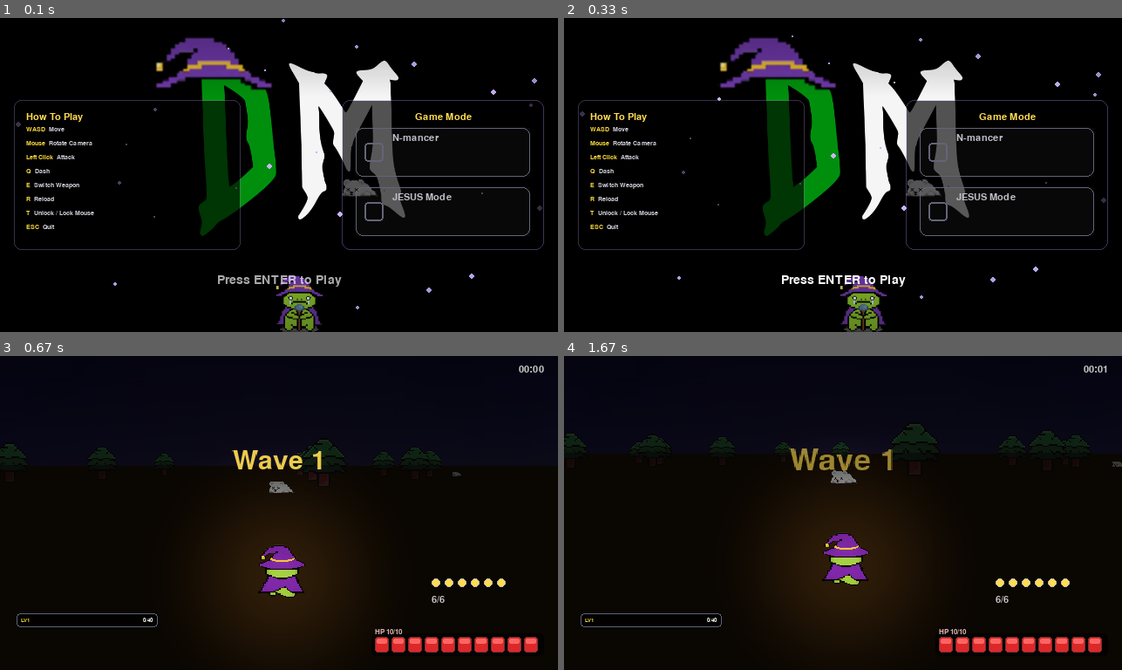
Above: before the commit, frames 1-4 (two rows, left to right).
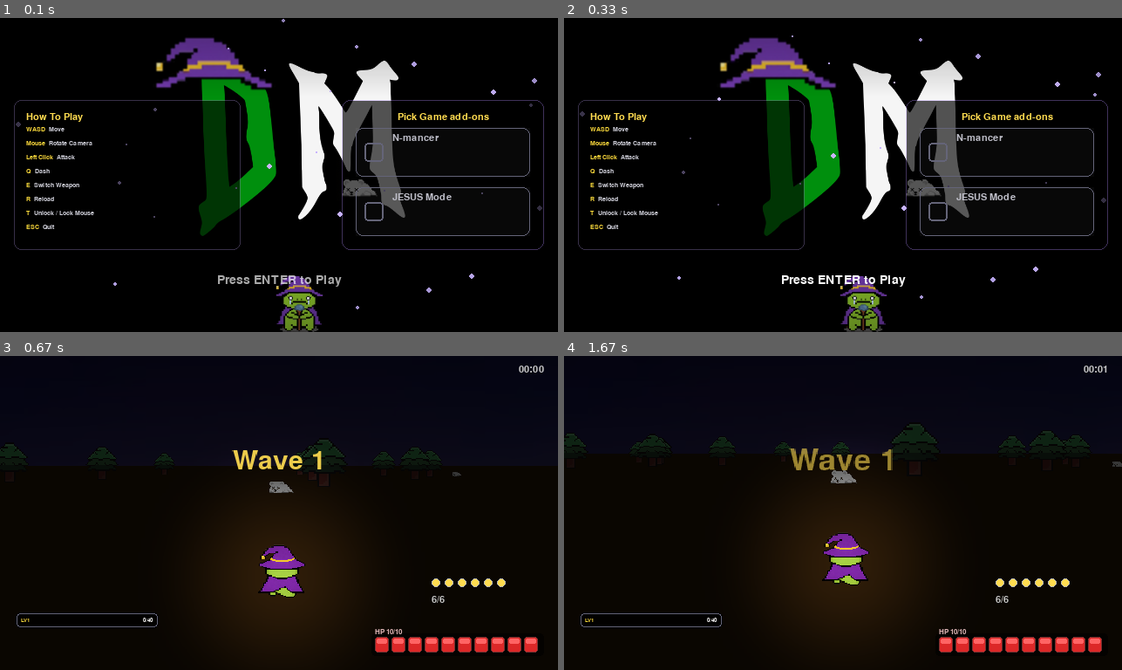
Above: after the commit, the same moments.

Repository: jezar3/DinoMancer
Game: pygame game, started from 1.py
Same seed, same stepped clock (60 frames per second), same inputs: the game is played once before the commit and once after it.
Inputs (mouse positions are in pixels of both pictures, inside the frame that each line leads up to):
- Up to frame 1 (0.1 s): no input
- Up to frame 2 (0.33 s): no input
- Up to frame 3 (0.67 s): tap Enter at 0.33 s
- Up to frame 4 (1.67 s): hold D 0.67-1.13 s; move the mouse to (843, 531) at 0.7 s; hold W 1.17-1.47 s; move the mouse to (898, 582) at 1.2 s; hold D from 1.5 s (still down); move the mouse to (670, 465) at 1.53 s

The runs differ from the first frame. In frame 1, 0.3% of the frame differs, in the area x 71-88%, y 30-33%; in frame 2, 0.3%; in frame 3, nothing differs; in frame 4, nothing differs.

Commit message:
n mancer

Diff:
--- a/1.py
+++ b/1.py
@@ -188,7 +188,7 @@
         pygame.draw.rect(panel_bg, (0, 0, 0, 170), (0, 0, panel_w, panel_h), border_radius=10)
         pygame.draw.rect(panel_bg, (180, 140, 255, 90), (0, 0, panel_w, panel_h), 1, border_radius=10)
         window.blit(panel_bg, (panel_x, panel_y))
-        panel_title = ctrl_title_font.render("Game Mode", True, (255, 220, 80))
+        panel_title = ctrl_title_font.render("Pick Game add-ons", True, (255, 220, 80))
         window.blit(panel_title, (panel_x + panel_w // 2 - panel_title.get_width() // 2,
                                   panel_y + panel_pad - 2))
 
